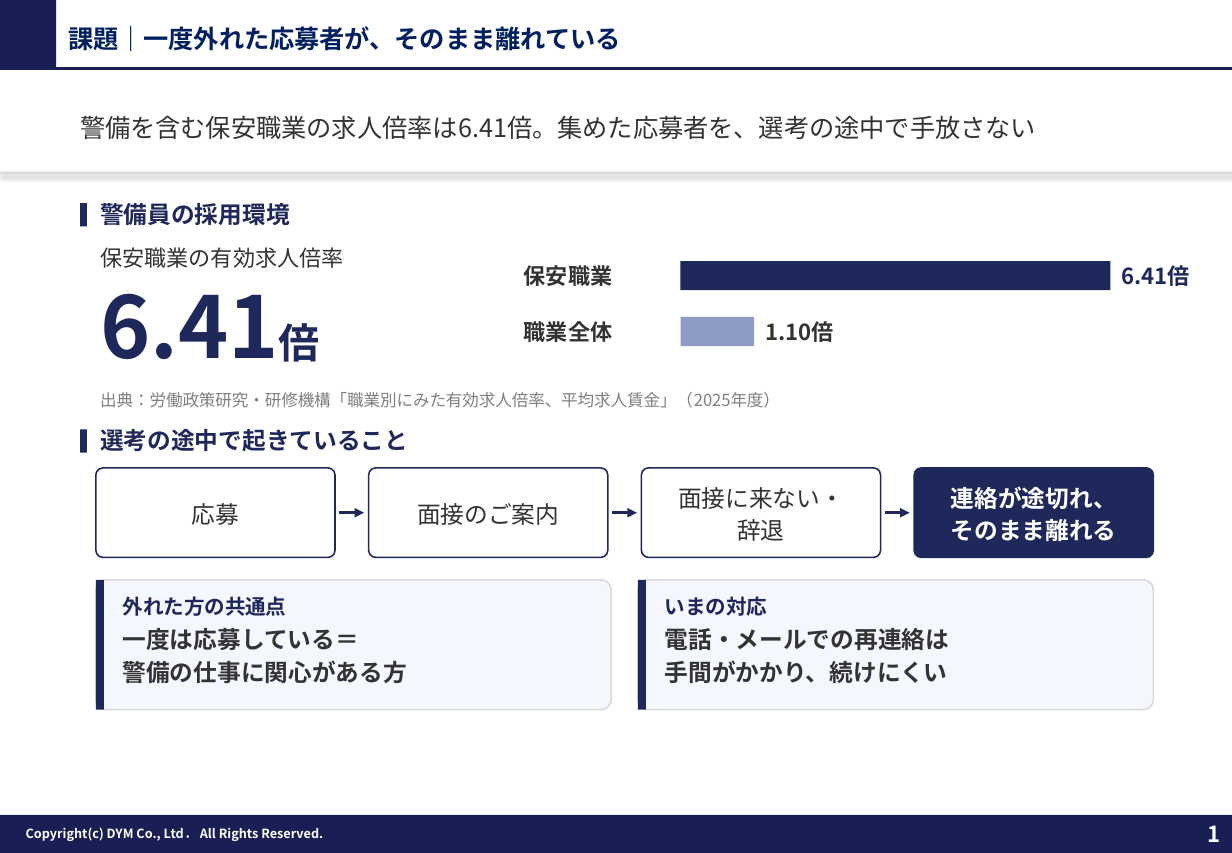
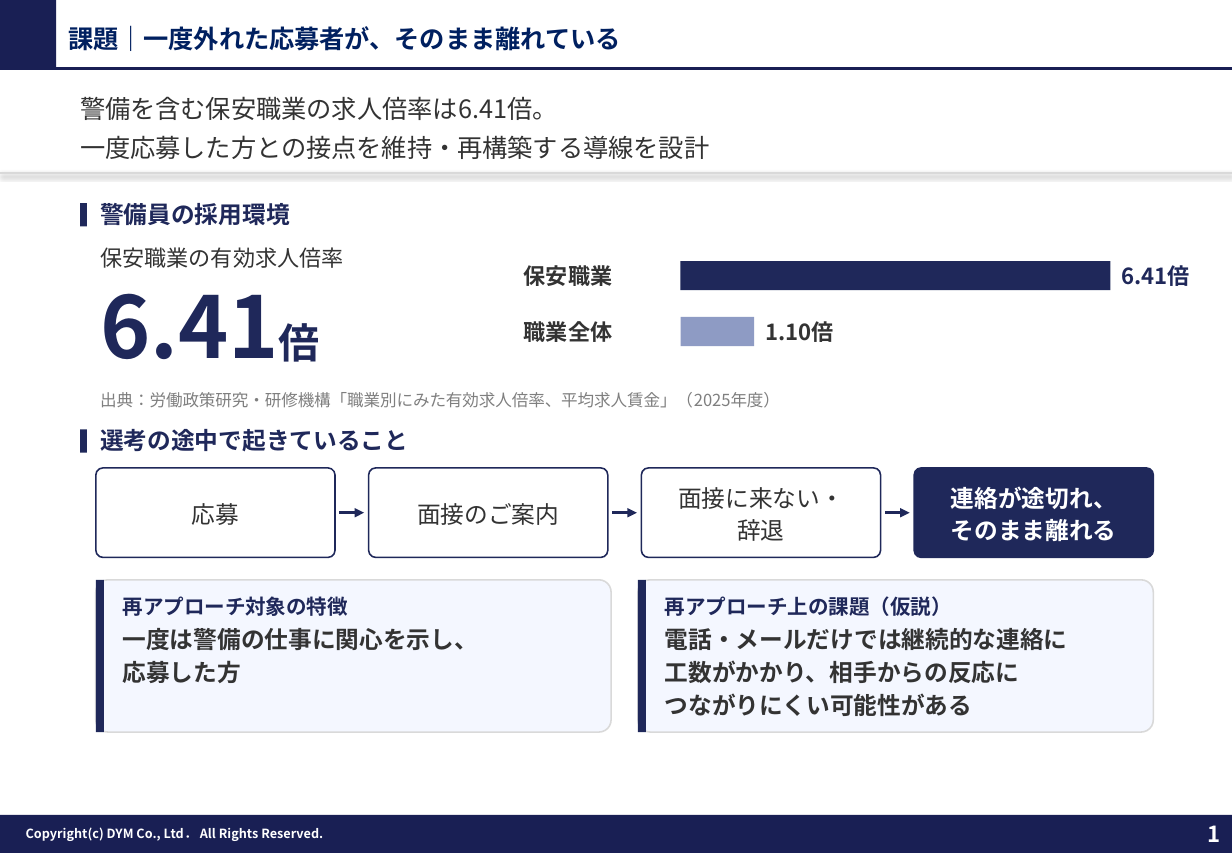
Before and after one commit to tonomura-r-dev/folder, a slide deck: slide 1 of 20261013_セキュリティー京葉御中_LINE採用追客のご提案.pptx. Drawn at 1232x853 pixels with LibreOffice and Linux fonts; fonts in the diff are those of the drawing; background and template pictures are left out. Boxes give left, top, right and bottom in pixels: in the first picture for what was removed or moved away, otherwise in the second. Text is boxed around its words. In the diff, an @@ line names an element or a change of style, - is before the commit and + after.

```diff
--- a/20261013_セキュリティー京葉御中_LINE採用追客のご提案.pptx
+++ b/20261013_セキュリティー京葉御中_LINE採用追客のご提案.pptx
@@ text at bbox=[80, 96, 709, 159]: text changed @@
-警備を含む保安職業の求人倍率は6.41倍。集めた応募者を、選考の途中で手放さない
+警備を含む保安職業の求人倍率は6.41倍。
+一度応募した方との接点を維持・再構築する導線を設計
@@ rounded rectangle: place and size @@
-rounded rectangle at bbox=[96, 580, 611, 710]
+rounded rectangle at bbox=[96, 580, 611, 733]
@@ rectangle: place and size @@
-rectangle at bbox=[96, 580, 104, 710]
+rectangle at bbox=[96, 580, 104, 733]
@@ text at bbox=[123, 596, 348, 616]: text changed @@
-外れた方の共通点
+再アプローチ対象の特徴
@@ rounded rectangle: place and size @@
-rounded rectangle at bbox=[638, 580, 1154, 710]
+rounded rectangle at bbox=[638, 580, 1154, 733]
@@ rectangle: place and size @@
-rectangle at bbox=[638, 580, 646, 710]
+rectangle at bbox=[638, 580, 646, 733]
@@ text at bbox=[665, 596, 952, 616]: text changed @@
-いまの対応
+再アプローチ上の課題（仮説）
@@ text at bbox=[123, 628, 478, 683]: text changed @@
-一度は応募している＝
-警備の仕事に関心がある方
+一度は警備の仕事に関心を示し、
+応募した方
@@ text at bbox=[665, 628, 1068, 716]: text changed @@
-電話・メールでの再連絡は
-手間がかかり、続けにくい
+電話・メールだけでは継続的な連絡に
+工数がかかり、相手からの反応に
+つながりにくい可能性がある
```
Also in this commit, not shown: 1 other slide changed, 3 other files.
